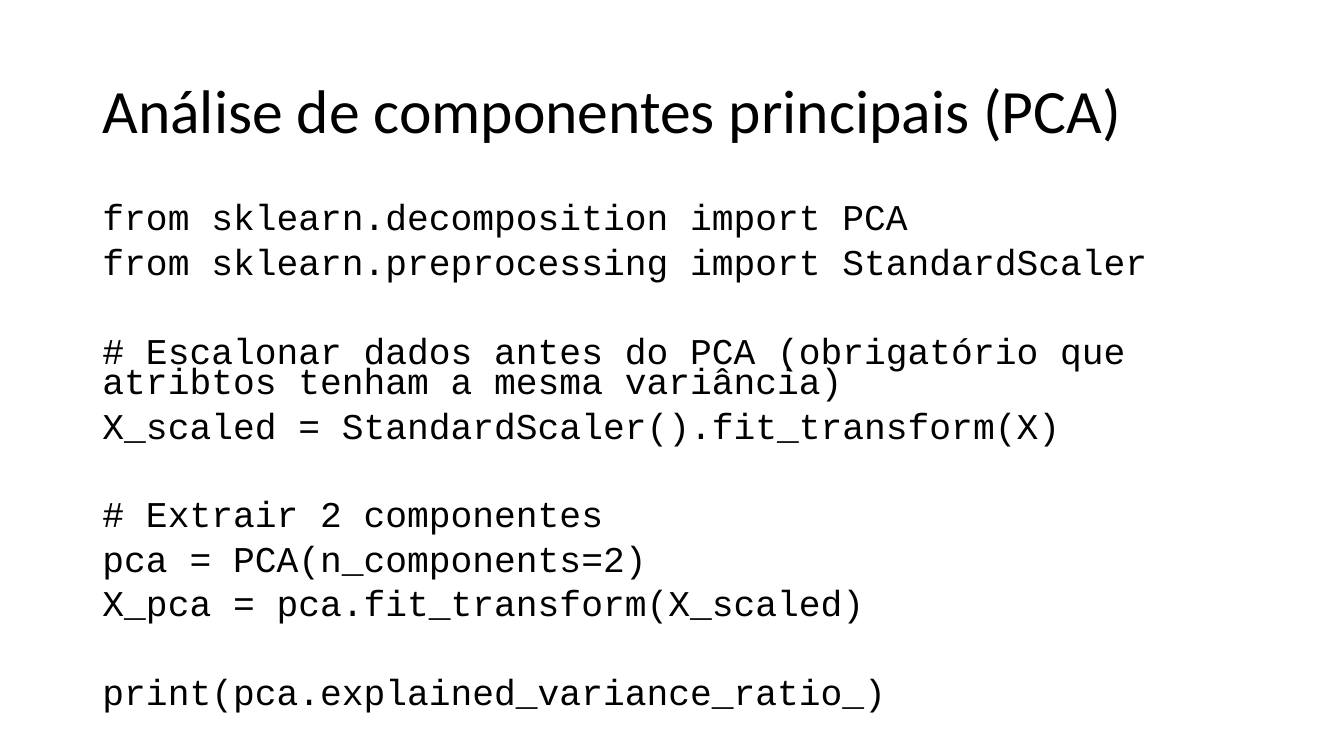
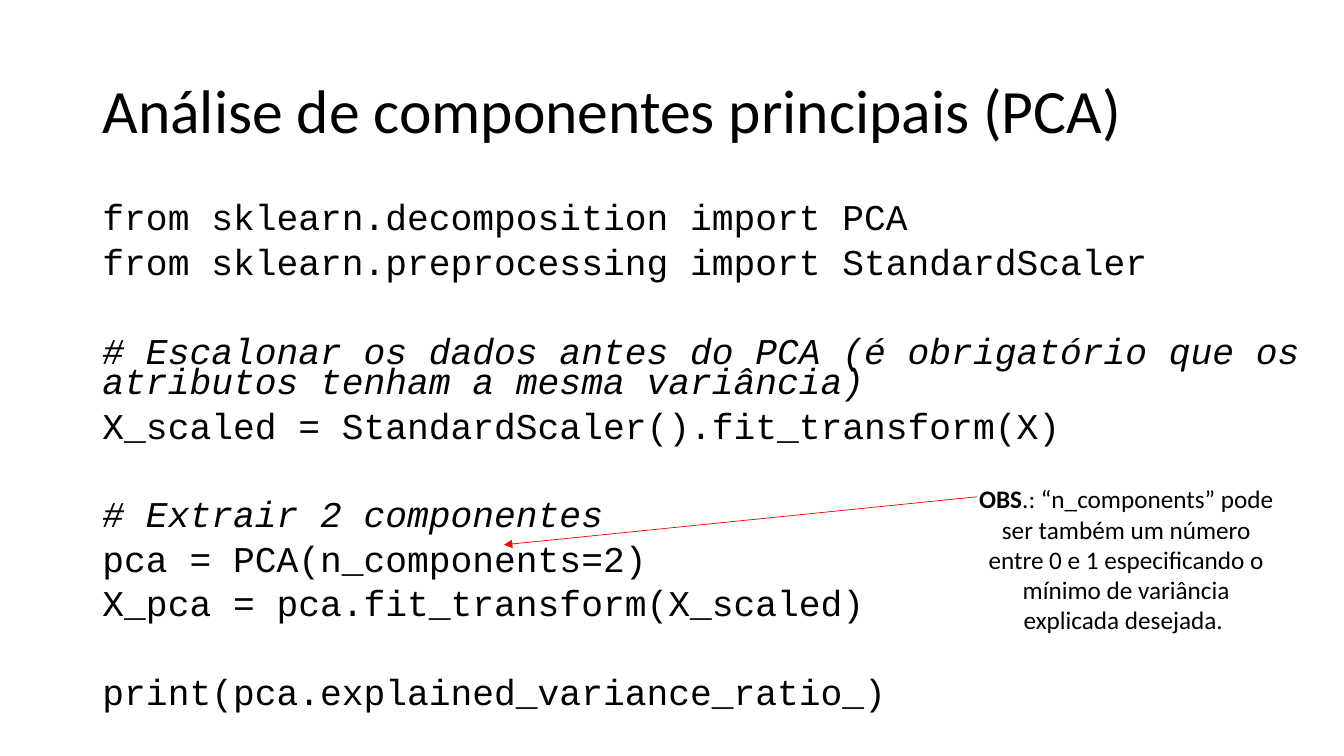
Before and after one commit to zz4fap/c24_inteligencia_artificial, a slide deck: slide 33 of slides/C24_Transformações.pptx (slide 31 before the commit). Drawn at 1344x756 pixels with LibreOffice and Linux fonts; fonts in the diff are those of the drawing. Boxes give left, top, right and bottom in pixels: in the first picture for what was removed or moved away, otherwise in the second. Text is boxed around its words. In the diff, an @@ line names an element or a change of style, - is before the commit and + after.

Commit message:
update of slides

```diff
--- a/slides/C24_Transformações.pptx
+++ b/slides/C24_Transformações.pptx
@@ text at (102,338,1300,402): text changed; italic on @@
-# Escalonar dados antes do PCA (obrigatório que atribtos tenham a mesma variância)
+# Escalonar os dados antes do PCA (é obrigatório que os atributos tenham a mesma variância)
@@ text at (146,502,603,538): italic on in "# Extrair 2 componentes" @@
@@ arrow added from (977, 497) to (504, 544), #FF0000 0.5 pt @@
@@ text added at (979,490,1273,634), 18 pt, text #000000 @@
+OBS.: “n_components” pode ser também um número entre 0 e 1 especificando o mínimo de variância explicada desejada.
```
Also in this commit, not shown: 6 slides added, 5 slides removed.
